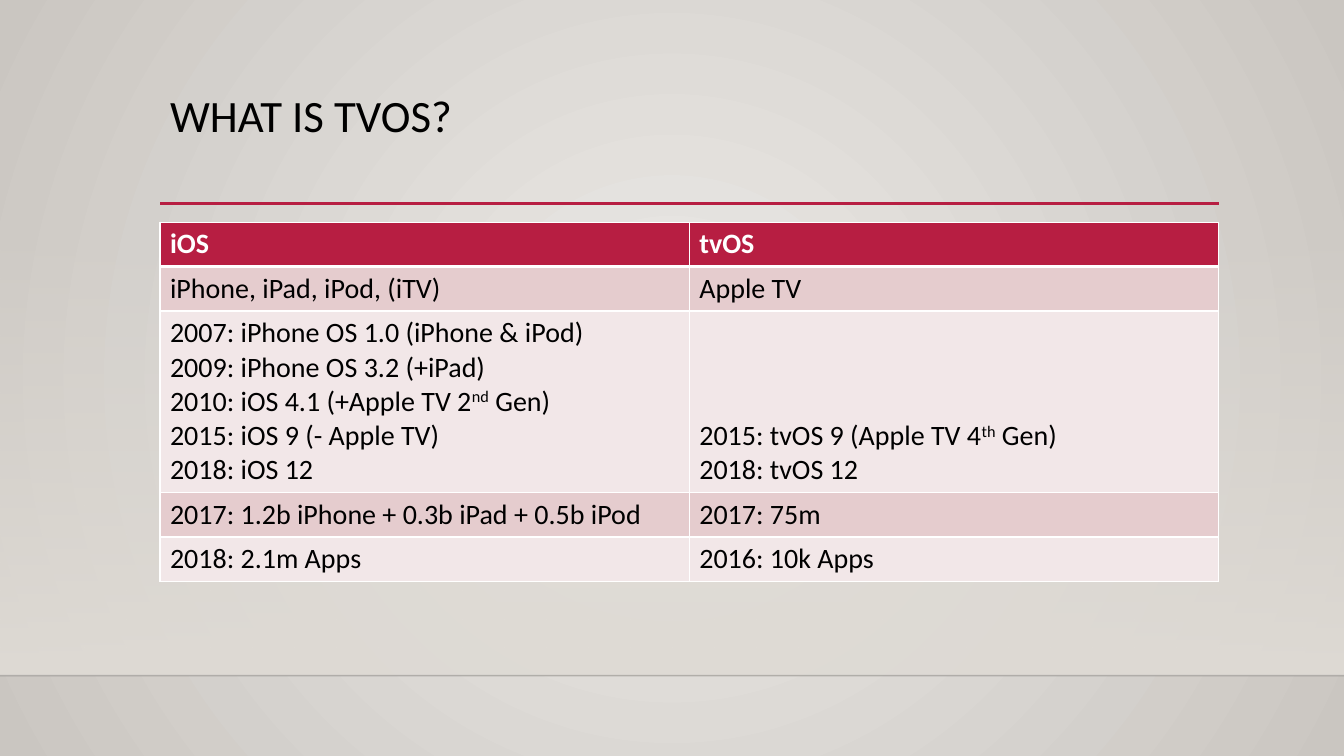
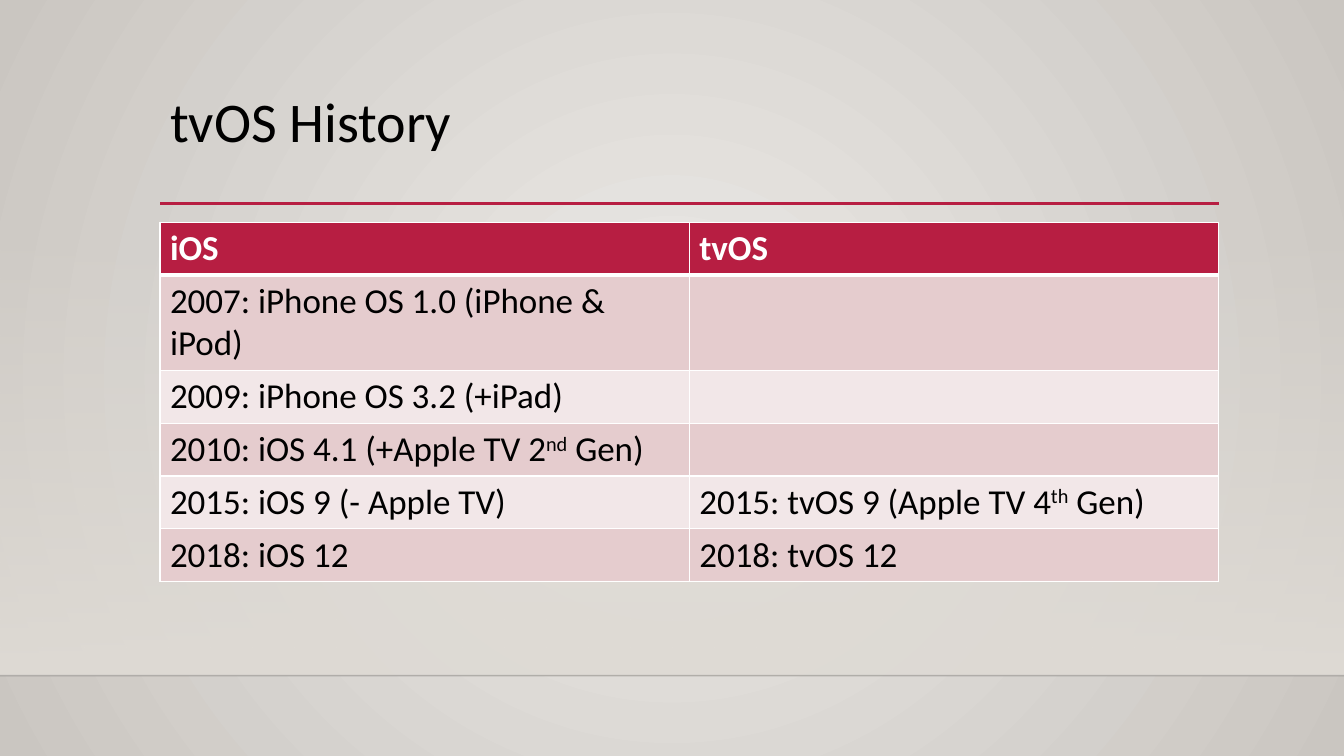
Before and after one commit to ThanhTurin/iOS-meetup-sg, a slide deck: slide 9 of Presentation.pptx (slide 4 before the commit). Drawn at 1344x756 pixels with LibreOffice and Linux fonts; fonts in the diff are those of the drawing; background and template pictures are left out. Boxes give left, top, right and bottom in pixels: in the first picture for what was removed or moved away, otherwise in the second. Text is boxed around its words. In the diff, an @@ line names an element or a change of style, - is before the commit and + after.

Commit message:
Update slide

```diff
--- a/Presentation.pptx
+++ b/Presentation.pptx
@@ title at [170,103,451,151]: text changed; size 32 to 40 pt @@
-WHAT IS TVOS?
+tvOS History
@@ table at [160,222,1219,577] @@
-row 2: iPhone, iPad, iPod, (iTV) | Apple TV
-row 3: 2007: iPhone OS 1.0 (iPhone & iPod) / 2009: iPhone OS 3.2 (+iPad) / 2010: iOS 4.1 (+Apple TV 2nd Gen) / 2015: iOS 9 (- Apple TV) / 2018: iOS 12 | 2015: tvOS 9 (Apple TV 4th Gen) / 2018: tvOS 12
-row 4: 2017: 1.2b iPhone + 0.3b iPad + 0.5b iPod | 2017: 75m
-row 5: 2018: 2.1m Apps | 2016: 10k Apps
+row 2: 2007: iPhone OS 1.0 (iPhone & iPod) | 
+row 3: 2009: iPhone OS 3.2 (+iPad) | 
+row 4: 2010: iOS 4.1 (+Apple TV 2nd Gen) | 
+row 5: 2015: iOS 9 (- Apple TV) | 2015: tvOS 9 (Apple TV 4th Gen)
+row 6: 2018: iOS 12 | 2018: tvOS 12
```
Also in this commit, not shown: 8 other slides changed, 11 slides added, 1 other file.
